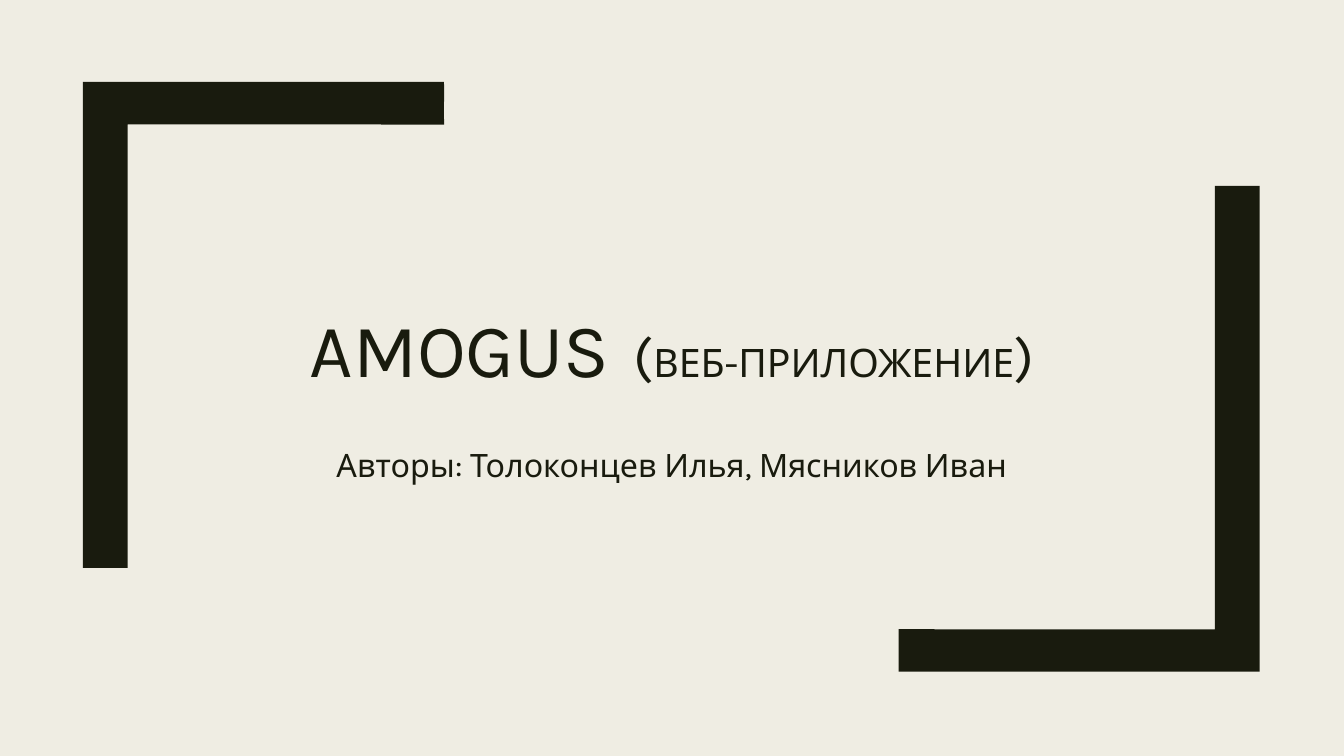
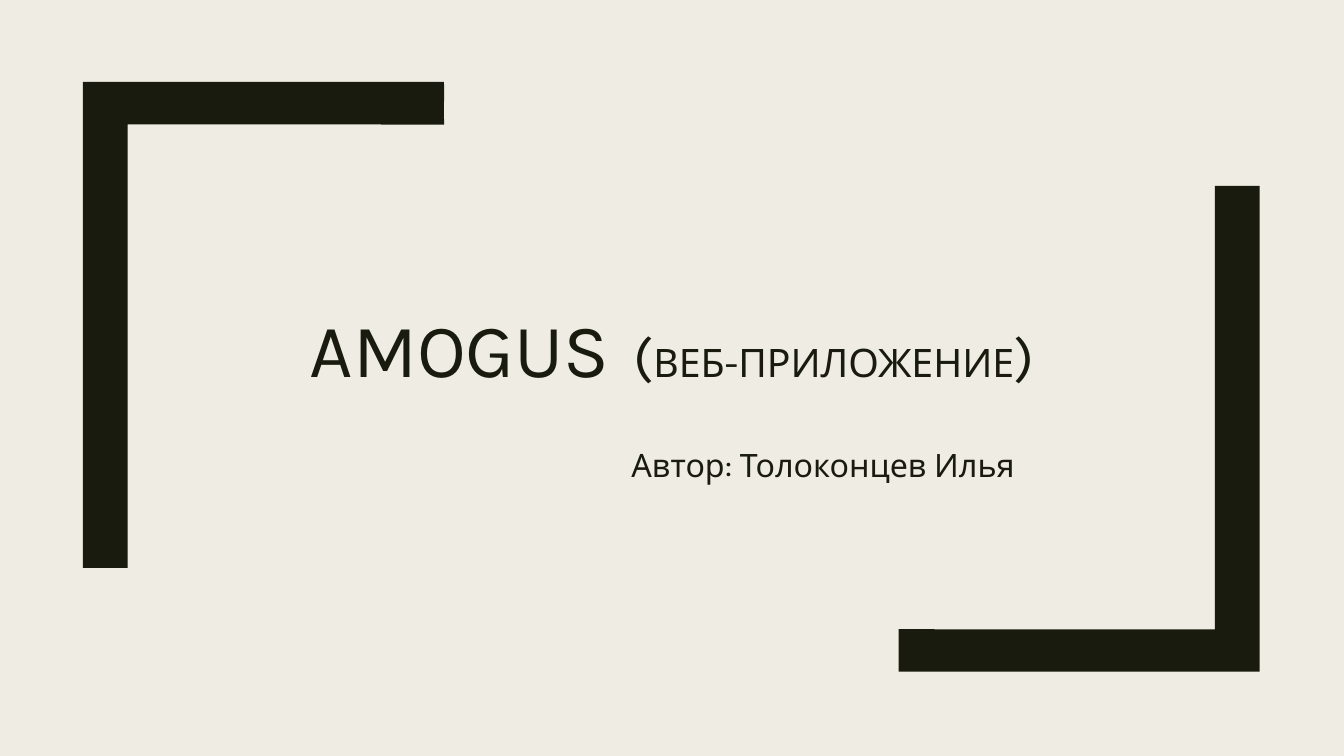
Before and after one commit to Unic0rn0s/WebProject, a slide deck: slide 1 of Amogus (веб-приложение).pptx. Drawn at 1344x756 pixels with LibreOffice and Linux fonts; fonts in the diff are those of the drawing. Boxes give left, top, right and bottom in pixels: in the first picture for what was removed or moved away, otherwise in the second. Text is boxed around its words. In the diff, an @@ line names an element or a change of style, - is before the commit and + after.

```diff
--- a/Amogus (веб-приложение).pptx
+++ b/Amogus (веб-приложение).pptx
@@ subtitle at <box>631,454,1014,485</box>: text changed @@
-Авторы: Толоконцев Илья, Мясников Иван
+Автор: Толоконцев Илья
```
